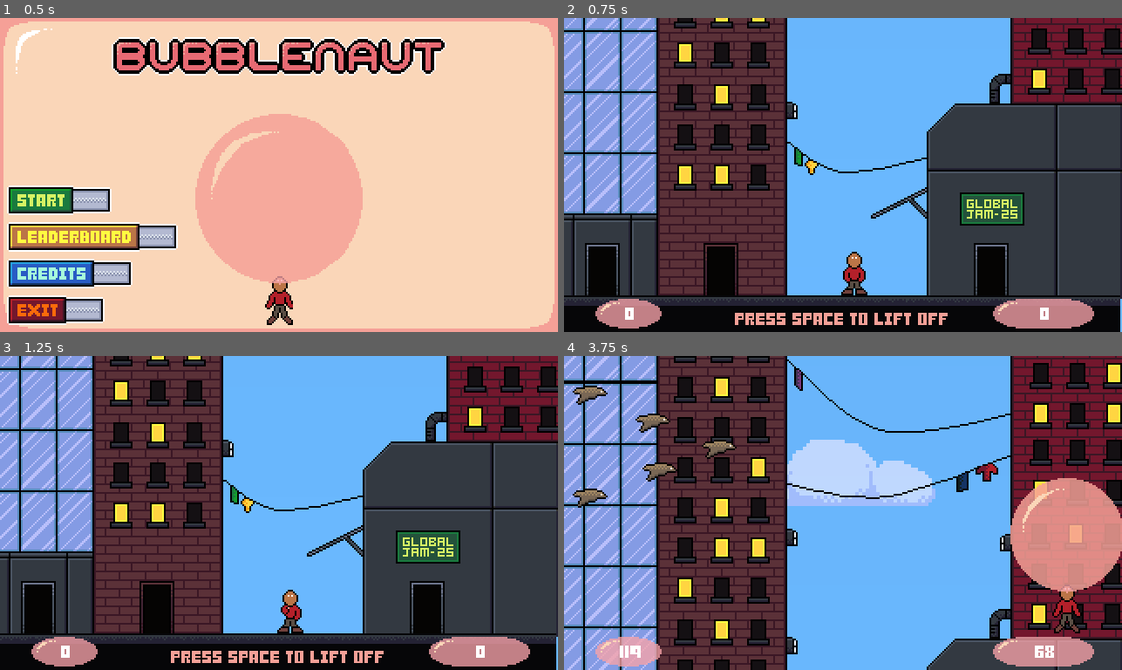
Above: before the commit, frames 1-4 (two rows, left to right).
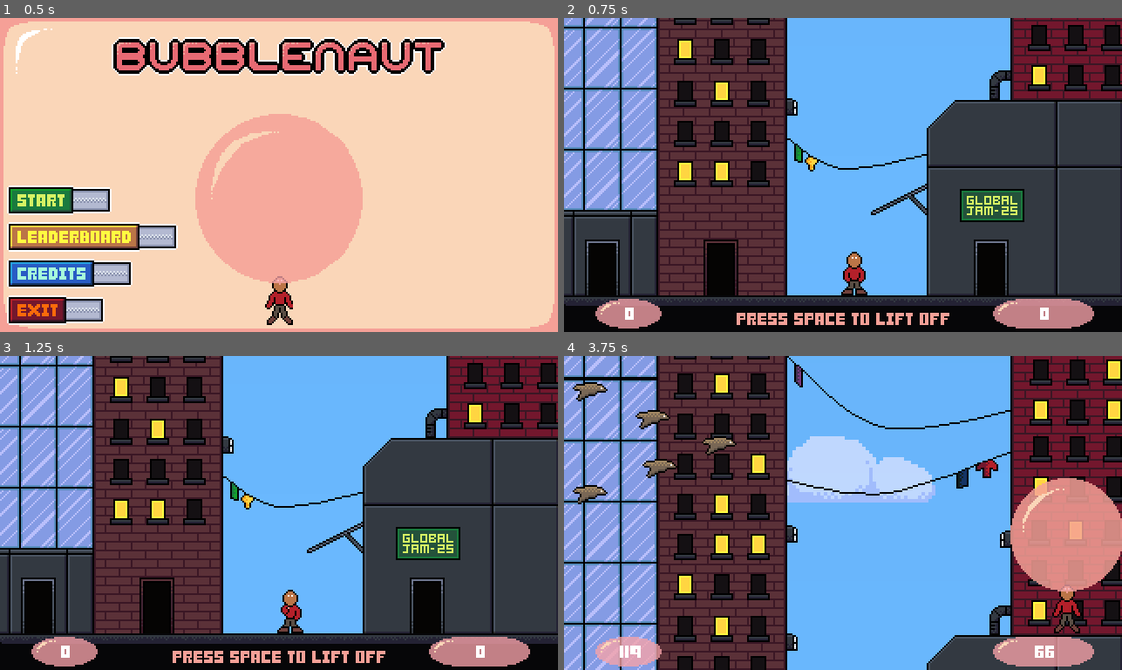
Above: after the commit, the same moments.

Repository: eagle-eye-scouter/GGJ_BubbleBlowing
Game: Godot game, scene res://scenes/main_menu.tscn
Two runs of this game, one before a commit and one after it. Both use one fixed random seed, a clock stepped at 60 frames per second and the inputs below.
Inputs (mouse positions are in pixels of both pictures, inside the frame that each line leads up to):
- Up to frame 1 (0.5 s): no input
- Up to frame 2 (0.75 s): click (658, 200) at 0.5 s
- Up to frame 3 (1.25 s): no input
- Up to frame 4 (3.75 s): tap Enter (ui_accept) at 1.25, 1.52, 2.27, 2.75 s; hold D (player_right) 1.28-2.03 s; hold Space (player_breath) 1.28-2.03 s; hold S (player_down) 2.03-2.78 s; tap End (sacred_mode) at 2.1, 3.6 s; hold D (player_right) 2.78-3.53 s; hold Space (player_breath) 2.78-3.53 s; hold W (player_up) from 3.53 s (still down)

Frame 1 is identical in both runs. In frame 2, 19% of the frame differs, in the area x 0-100%, y 0-100%; in frame 3, 19%; in frame 4, 24%.

Commit message:
FLOOR STAYS HERE!

Diff:
--- a/scenes/scroll_world.tscn
+++ b/scenes/scroll_world.tscn
@@ -311,7 +311,7 @@
 texture = ExtResource("16_gvx8e")
 
 [node name="FloorGrass" parent="Dynamic" instance=ExtResource("3_xqx3g")]
-position = Vector2(159, 172)
+position = Vector2(160, 174)
 
 [node name="Cloud0" parent="Dynamic" instance=ExtResource("5_74hj0")]
 position = Vector2(88, -1608)
Not shown: 2 places in scenes/scroll_world.tscn that only renumber resources
